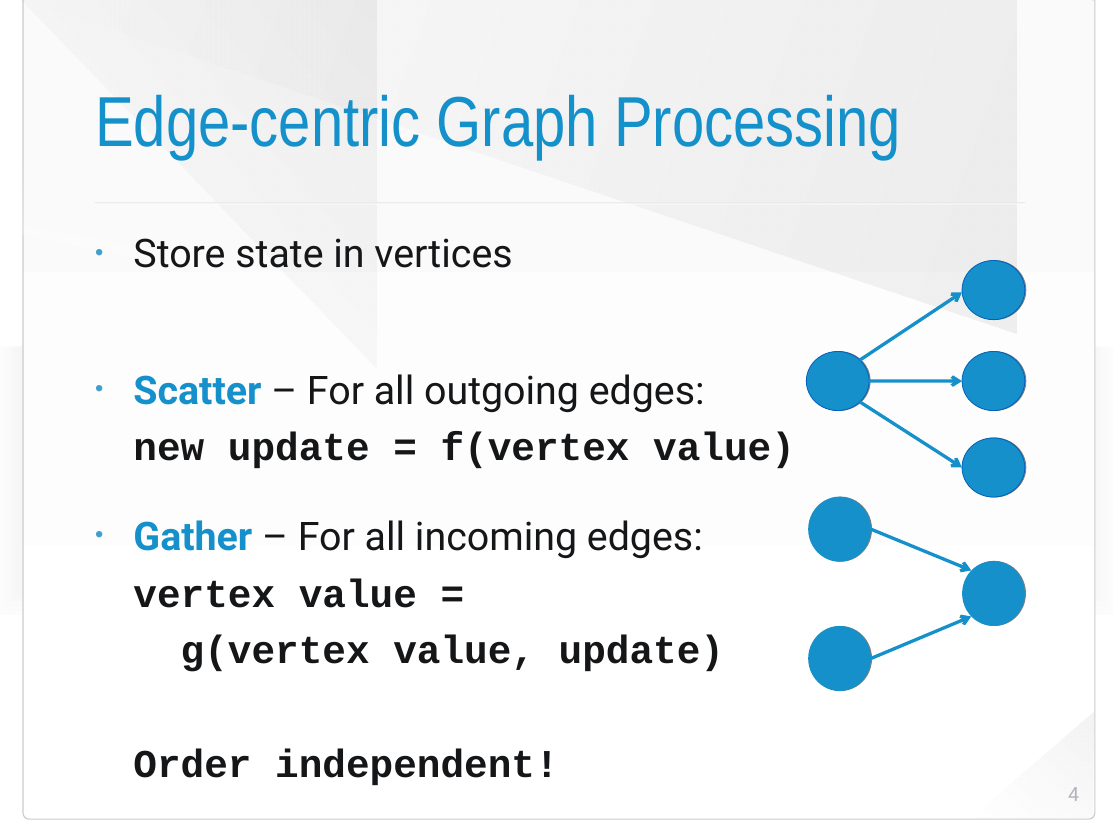
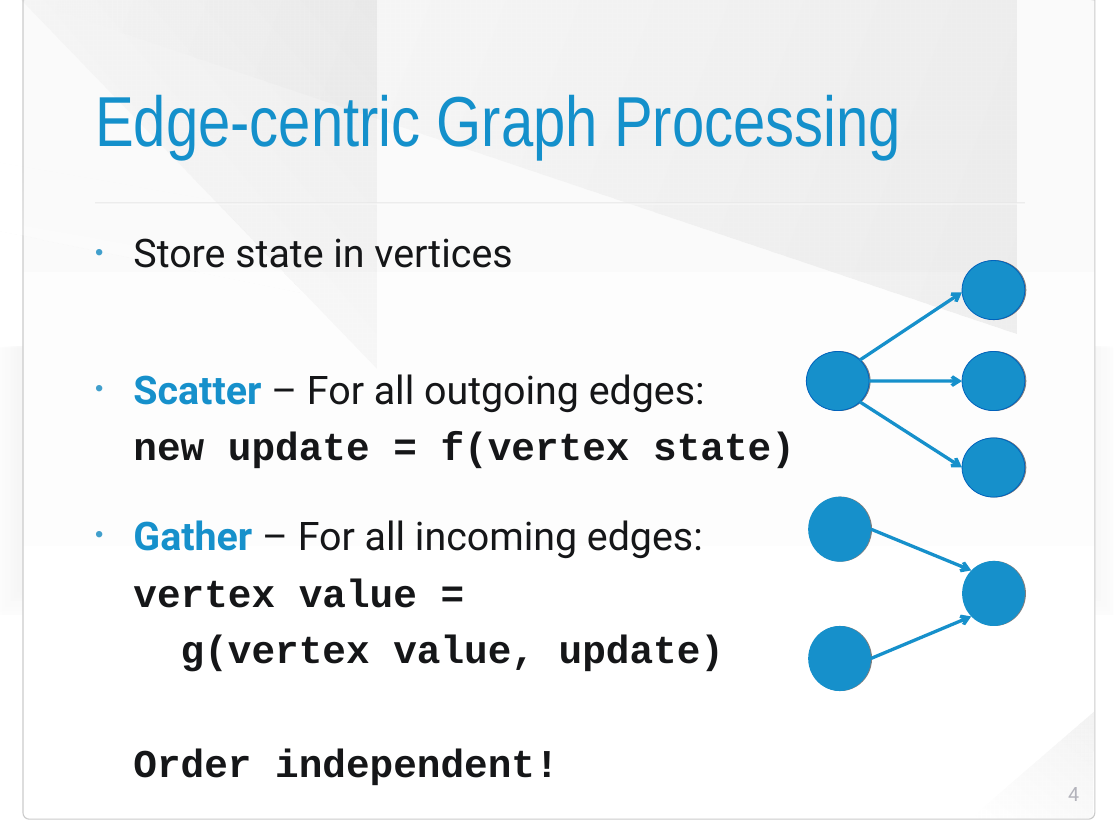
Before and after one commit to HaprianVlad/chaos, a slide deck: slide 4 of presentation.odp. Drawn at 1120x840 pixels with LibreOffice and Linux fonts; fonts in the diff are those of the drawing; background and template pictures are left out. Boxes give left, top, right and bottom in pixels: in the first picture for what was removed or moved away, otherwise in the second. Text is boxed around its words. In the diff, an @@ line names an element or a change of style, - is before the commit and + after.

```diff
--- a/presentation.odp
+++ b/presentation.odp
@@ text at (133, 432, 795, 469): text changed @@
-new update = f(vertex value)
+new update = f(vertex state)
```
Also in this commit, not shown: 7 other slides changed, 4 slides added, 1 slide removed, 2 other files.
